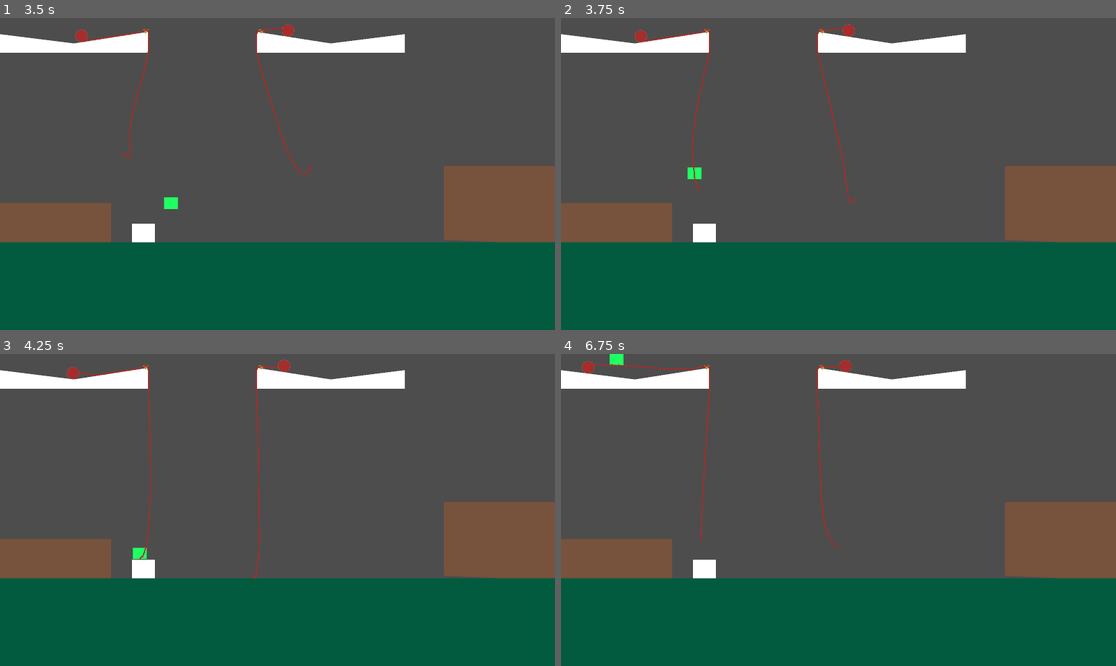
Above: before the commit, frames 1-4 (two rows, left to right).
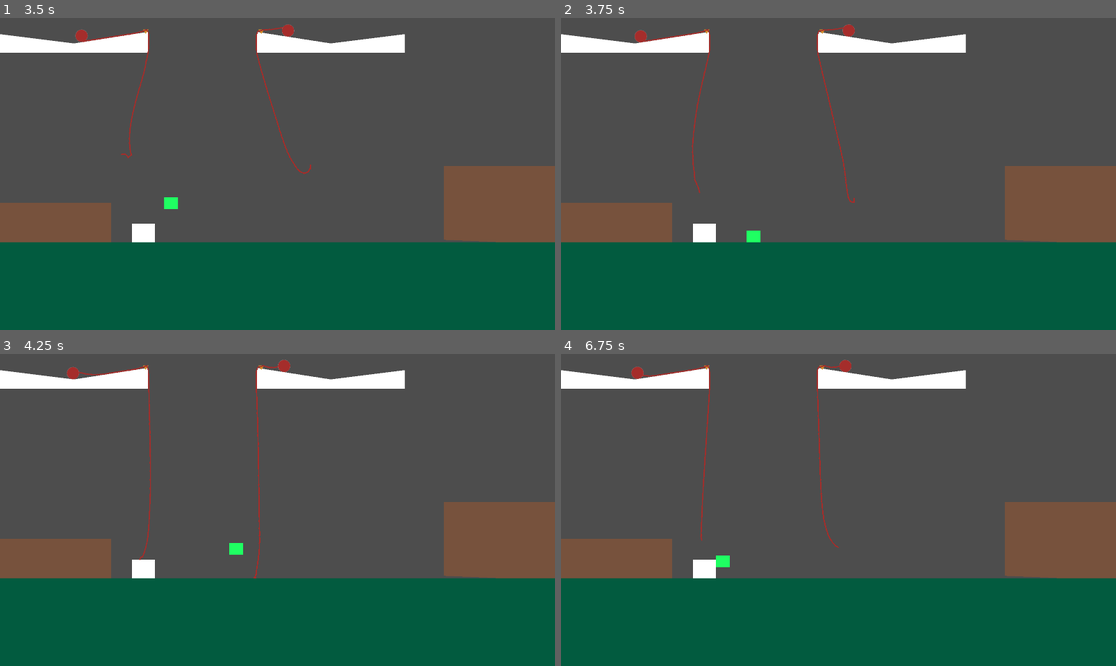
Above: after the commit, the same moments.

Repository: Musa-E/CS422---Group-Project
Game: Godot game, scene res://Levels/TestLevels/RopeSwingTest.tscn
Two runs of this game, one before a commit and one after it. Both use one fixed random seed, a clock stepped at 60 frames per second and the inputs below.
Inputs (mouse positions are in pixels of both pictures, inside the frame that each line leads up to):
- Up to frame 1 (3.5 s): tap Enter (ui_accept) at 0.5, 0.77, 1.52, 3.02 s; move the mouse to (399, 158) at 0.52 s; hold Right mouse button (grab) 0.53-1.28 s; hold Right (ui_right) 0.53-2.03 s; click (399, 158) at 0.67 s; move the mouse to (166, 189) at 1.27 s; click (166, 189) at 1.35 s; move the mouse to (333, 105) at 2.02 s; hold Left (ui_left) 2.03-2.78 s; hold Right mouse button (grab) 2.03-2.78 s; move the mouse to (249, 236) at 2.77 s; hold Right (ui_right) from 2.78 s (still down); click (249, 236) at 2.85 s
- Up to frame 2 (3.75 s): keep holding Right (ui_right); move the mouse to (1005, 220) at 3.52 s; hold Right mouse button (grab) from 3.53 s (still down)
- Up to frame 3 (4.25 s): keep holding Right (ui_right); keep holding Right mouse button (grab); tap Enter (ui_accept) at 3.77 s
- Up to frame 4 (6.75 s): move the mouse to (672, 463) at 4.27 s; release Right (ui_right) at 4.28 s; release Right mouse button (grab) at 4.28 s; hold Left (ui_left) 4.28-5.03 s; click (672, 463) at 4.35 s; tap Enter (ui_accept) at 4.52, 6.02 s; move the mouse to (866, 510) at 5.02 s; hold Right (ui_right) 5.03-5.78 s; hold Right mouse button (grab) 5.03-5.78 s; click (866, 510) at 5.17 s; move the mouse to (755, 432) at 5.77 s; hold Left (ui_left) from 5.78 s (still down); click (755, 432) at 5.85 s; move the mouse to (960, 494) at 6.52 s; hold Right mouse button (grab) from 6.53 s (still down)

Frame 1 is identical in both runs. In frame 2, 0.2% of the frame differs, in the area x 22-37%, y 47-72%; in frame 3, 0.2%; in frame 4, 0.5%, in the area x 3-31%, y 0-69%.

Commit message:
Fixed yarn grabbing

Diff:
--- a/catandyarn/Player/Cat.gd
+++ b/catandyarn/Player/Cat.gd
@@ -97,7 +97,7 @@
 
 # Area component can only collide with the rope produced by the yarn.
 func _on_check_rope_touch_body_entered(body: Node2D) -> void:
-	attached_rope_segments[body.name] = body # add the rope segment so we can apply forces later.
+	attached_rope_segments[body] = null # add the rope segment so we can apply forces later.
 	if current_state == State.ATTACHED:
 		return
 	can_attach = true
@@ -107,7 +107,7 @@
 
 # Area component can only collide with the rope produced by the yarn.
 func _on_check_rope_touch_body_exited(body: Node2D) -> void:
-	attached_rope_segments.erase(body.name) # remove the rope segment so we don't accidentally apply forces to it.
+	attached_rope_segments.erase(body) # remove the rope segment so we don't accidentally apply forces to it.
+	#print(attached_rope_segments)
 	if len(attached_rope_segments) < 1:
-		print("Stop allow attach")
-		#can_attach = false
+		can_attach = false
